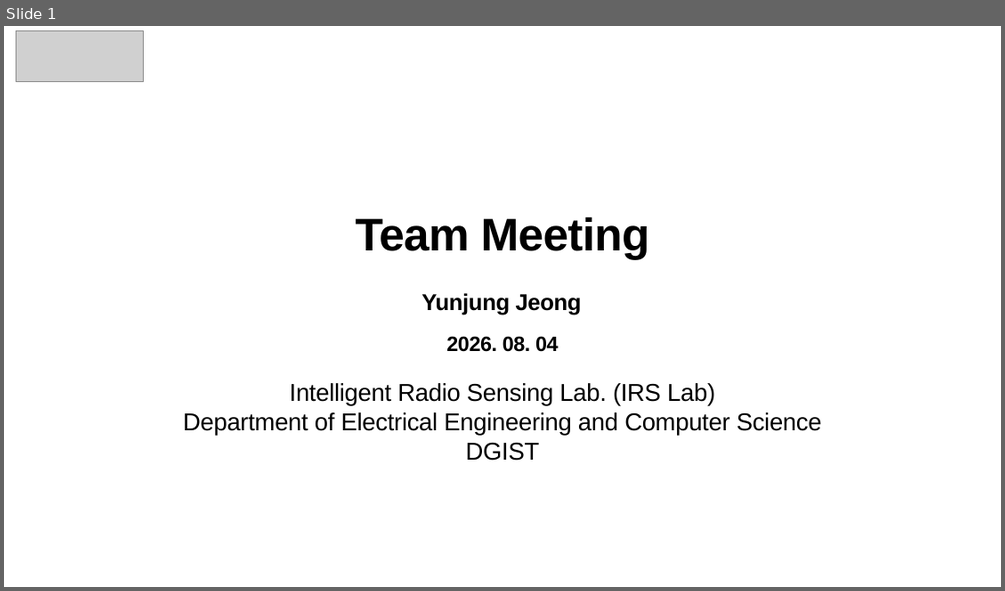
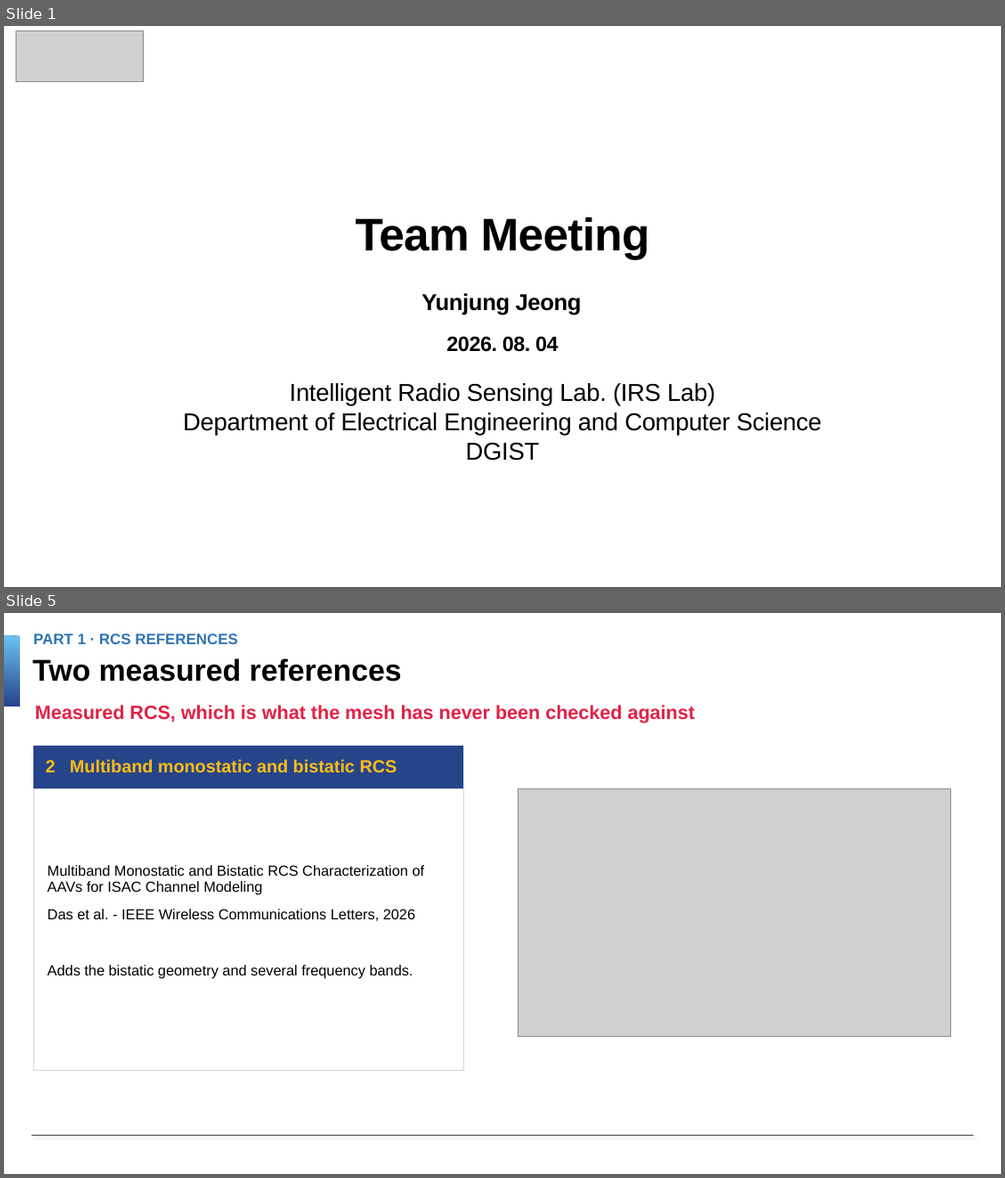
Before and after one commit to Dkor-1/sionna2, a slide deck: decks/teammeeting_0804_v3.pptx. Shown one above the other, each under a label of ours: slide 1 before the commit, slides 1 and 5 after it; the slides between them are not shown. The pictures are 1005x591 and 1005x1178 pixels, drawn with LibreOffice and Linux fonts; fonts in the diff are those of the drawing; grey boxes stand for pictures; background and template pictures are left out. Boxes give left, top, right and bottom in pixels: in the first picture for what was removed or moved away, otherwise in the second. Text is boxed around its words. In the diff, an @@ line names an element or a change of style, - is before the commit and + after.

```diff
--- a/decks/teammeeting_0804_v3.pptx
+++ b/decks/teammeeting_0804_v3.pptx
@@ slide 5 added at box(4, 613, 1001, 1174), background #FFFFFF @@
@@ rectangle added at box(4, 636, 19, 706), fill gradient #5191C8 to #6CC1EE to #26448A @@
@@ text added at box(33, 633, 238, 644), 29 pt, text #2E74B5, bold @@
+PART 1 · RCS REFERENCES
@@ text added at box(32, 658, 402, 682), 58 pt, text #000000, bold @@
+Two measured references
@@ text added at box(35, 705, 695, 723), 37 pt, text #E22146, bold @@
+Measured RCS, which is what the mesh has never been checked against
@@ picture added at box(518, 788, 950, 1036) @@
@@ group added at box(33, 746, 463, 1070): 2 rectangles, 2 texts @@
+2 Multiband monostatic and bistatic RCS
+Multiband Monostatic and Bistatic RCS Characterization of AAVs for ISAC Channel Modeling
+Das et al. - IEEE Wireless Communications Letters, 2026
+Adds the bistatic geometry and several frequency bands.
@@ line added from (32, 1135) to (973, 1135), #000000 2 pt @@
```
Also in this commit, not shown: 5 other slides added, 10 slides removed, 3 other files.
